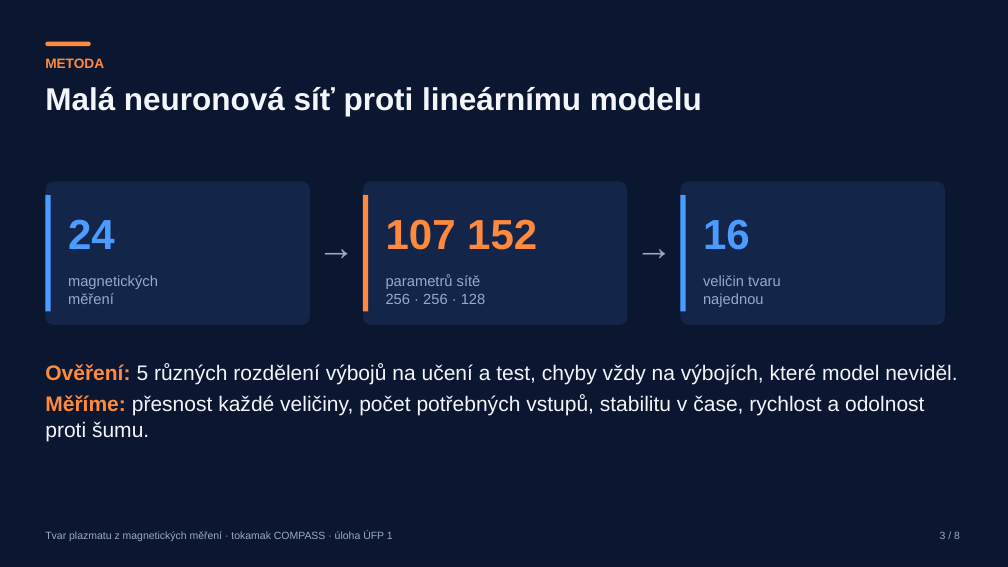
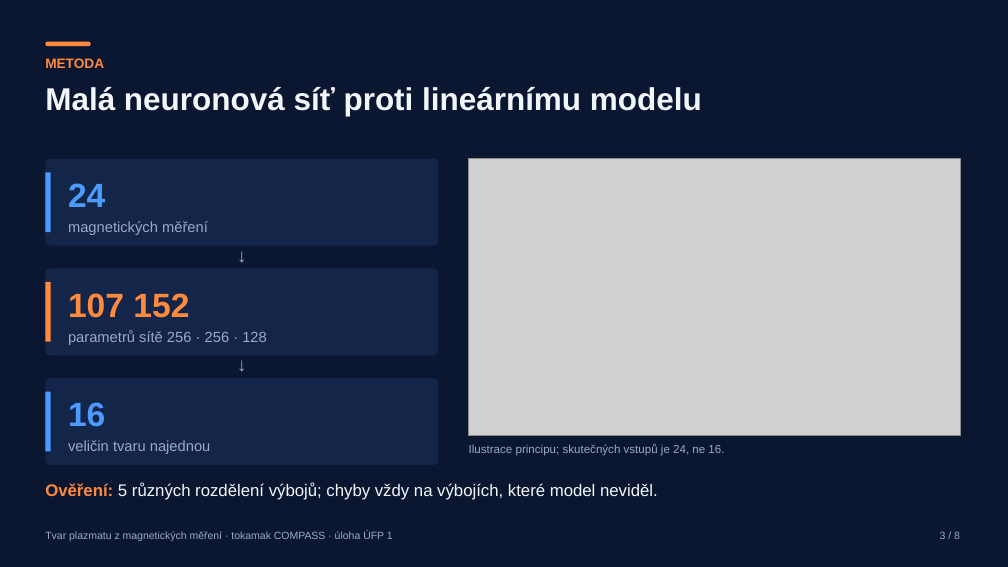
Before and after one commit to mschiller890/hackathon, a slide deck: slide 4 of presentation/deck/slides.pptx (slide 3 before the commit). Drawn at 1008x567 pixels with LibreOffice and Linux fonts; fonts in the diff are those of the drawing; grey boxes stand for pictures. Boxes give left, top, right and bottom in pixels: in the first picture for what was removed or moved away, otherwise in the second. Text is boxed around its words. In the diff, an @@ line names an element or a change of style, - is before the commit and + after.

```diff
--- a/presentation/deck/slides.pptx
+++ b/presentation/deck/slides.pptx
@@ rounded rectangle: place and size @@
-rounded rectangle at (45,195,51,312)
+rounded rectangle at (45,172,51,232)
@@ rounded rectangle: place and size @@
-rounded rectangle at (45,181,310,325)
+rounded rectangle at (45,159,439,246)
@@ text "24": place and size @@
-text "24" at (68,219,115,249)
+text "24" at (68,183,105,207)
@@ picture added at (469,159,960,436) @@
@@ text "magnetických měření" rewrapped from (68,275,158,304) to (68,221,208,235) @@
@@ text at (45,243,439,270): text changed; size 36 to 18 pt @@
-→
+↓
@@ rounded rectangle: place and size @@
-rounded rectangle at (363,181,628,325)
+rounded rectangle at (45,268,439,355)
@@ rounded rectangle: place and size @@
-rounded rectangle at (363,195,368,312)
+rounded rectangle at (45,282,51,342)
@@ text "107 152": place and size @@
-text "107 152" at (386,219,537,250)
+text "107 152" at (68,293,189,318)
@@ text "parametrů sítě 256 · 256 ..." rewrapped from (386,274,486,304) to (68,330,267,345) @@
@@ text at (45,353,439,380): text changed; size 36 to 18 pt @@
-→
+↓
@@ rounded rectangle: place and size @@
-rounded rectangle at (681,181,945,325)
+rounded rectangle at (45,378,439,465)
@@ size 40 to 32 pt; less space between paragraphs in 3 elements at (68,183,105,207), (68,293,189,318), (68,402,105,427) @@
@@ text "16": place and size @@
-text "16" at (703,219,750,250)
+text "16" at (68,402,105,427)
@@ rounded rectangle: place and size @@
-rounded rectangle at (681,195,686,312)
+rounded rectangle at (45,392,51,451)
@@ text "veličin tvaru najednou" rewrapped from (703,275,781,307) to (68,440,211,454) @@
@@ text added at (469,444,724,456), 11 pt, text #9AA9C6 @@
+Ilustrace principu; skutečných vstupů je 24, ne 16.
@@ text at (45,483,658,500): text changed; size 20 to 16 pt @@
-Ověření: 5 různých rozdělení výbojů na učení a test, chyby vždy na výbojích, které model neviděl.
-Měříme: přesnost každé veličiny, počet potřebných vstupů, stabilitu v čase, rychlost a odolnost proti šumu.
+Ověření: 5 různých rozdělení výbojů; chyby vždy na výbojích, které model neviděl.
```
Also in this commit, not shown: 4 other slides changed, 5 slides added, 1 other file.
